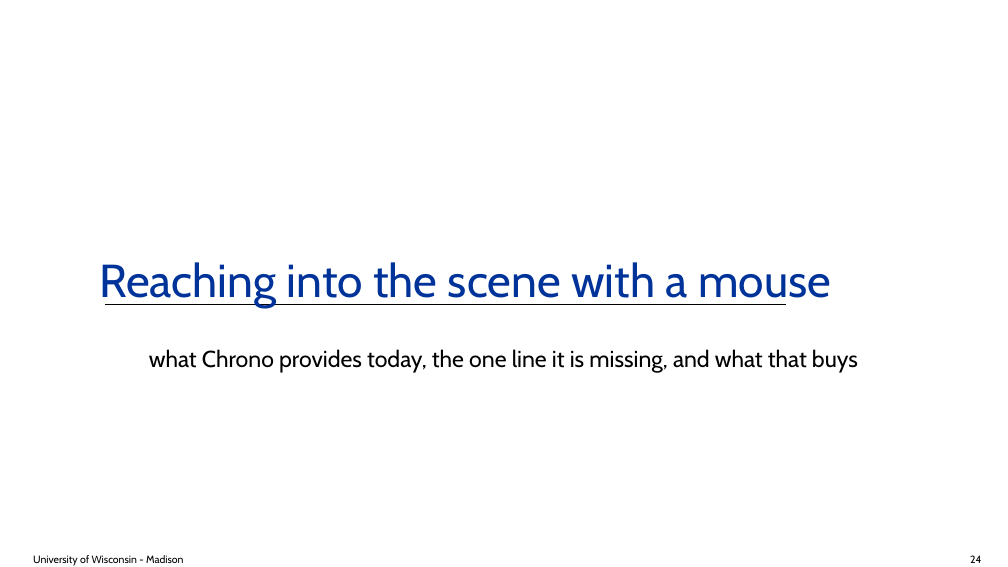
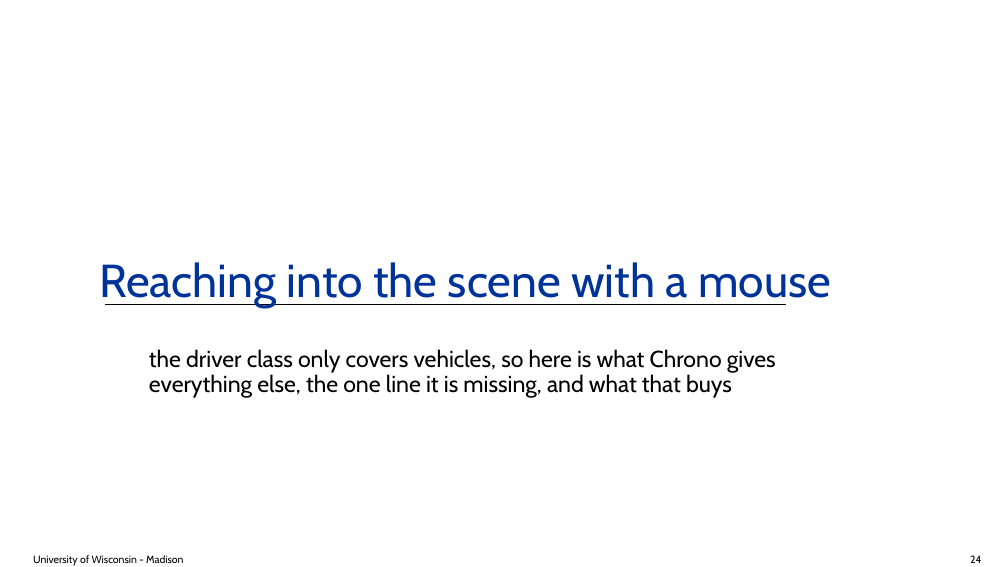
Before and after one commit to ksha23/chrono-hil-tutorial, a slide deck: slide 24 of tutorial_HIL_driver.pptx. Drawn at 1008x567 pixels with LibreOffice and Linux fonts; fonts in the diff are those of the drawing; background and template pictures are left out. Boxes give left, top, right and bottom in pixels: in the first picture for what was removed or moved away, otherwise in the second. Text is boxed around its words. In the diff, an @@ line names an element or a change of style, - is before the commit and + after.

```diff
--- a/tutorial_HIL_driver.pptx
+++ b/tutorial_HIL_driver.pptx
@@ text at bbox=[149, 349, 776, 398]: text changed @@
-what Chrono provides today, the one line it is missing, and what that buys
+the driver class only covers vehicles, so here is what Chrono gives everything else, the one line it is missing, and what that buys
```
Also in this commit, not shown: 23 other slides changed, 5 other files.
